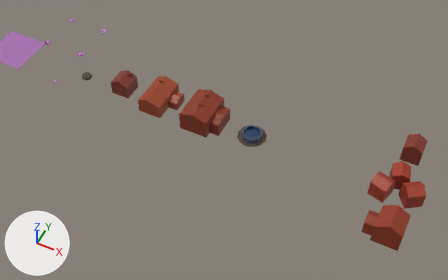
One commit to the glTF model dist/data/models.glb: the scene before it, then after it.
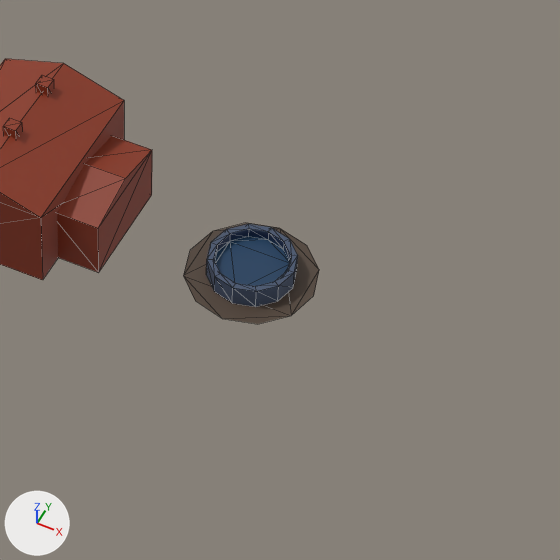
There are two pictures of each version: one from a camera (50 mm lens) standing at (8.75, -7.25, 9.26) and looking at (5.03, 0.17, -0.03), one close up on the part from 44% to 71% of the width and 27% to 71% of the height. Arrows for +X, +Y and +Z are at lower left; the lights stay in place. The last two pictures show the newer version. The close-ups show mesh edges as thin lines. Where no turn or scale is listed for an object, it has been applied to the vertices. Vertices at exactly the same position are counted once.

The first close-up shows 'fountain', 'house.006'.
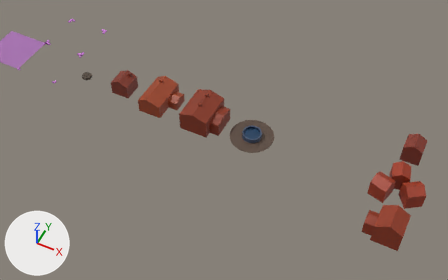
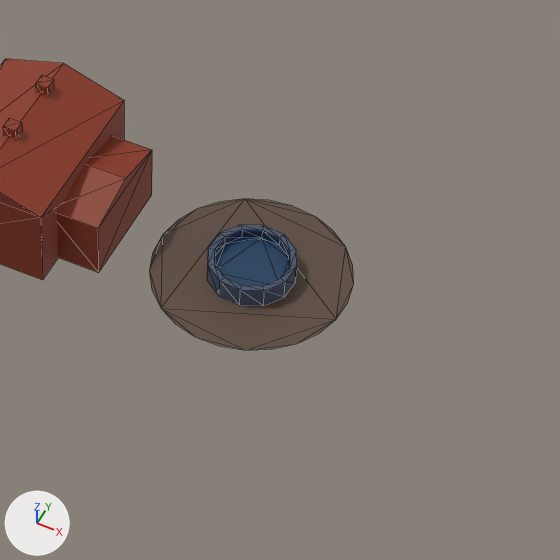
Boxes [x1, y1, x2, y2] around the edits, measured in the close-ups (560 x 560 px; the box of a moved part takes in the faces that stretch with it):
'fountain', reshaped (50% wider, 49% taller): before [183, 223, 319, 324]; after [149, 199, 354, 350]
part 1 of me_fountain, moved or reshaped: before [206, 224, 298, 307]; after [207, 225, 297, 306]
part 2 of me_fountain, rebuilt (50% wider, 49% taller): before [183, 223, 319, 324]; after [149, 199, 354, 350]

The change, as a diff of the scene's bpy script:
```diff
--- a/dist/data/models.glb.py
+++ b/dist/data/models.glb.py
@@ me_fountain @@
 # used by ob_fountain; location = (5.5, 0.5, 0.0)
-me_fountain.from_pydata(...)  # 60 vertices, 92 faces; spans x -0.3..0.3, y -0.3..0.3, z 0.0..0.1
+me_fountain.from_pydata(...)  # 73 vertices, 105 faces; spans x -0.449..0.449, y -0.446..0.45, z 0.0..0.1
+# me_fountain part 1: the loose piece of 48 vertices spanning x -0.2..0.2, y -0.2..0.2, z 0.0..0.1 is turned 10 degrees about the z axis through its middle
+# me_fountain part 2: the loose piece of 12 vertices spanning x -0.3..0.3, y -0.3..0.3, z 0.0 is rebuilt with 25 vertices and now spans x -0.449..0.449, y -0.446..0.45, z 0.0
 me_fountain.materials.append(mat_material)
```
